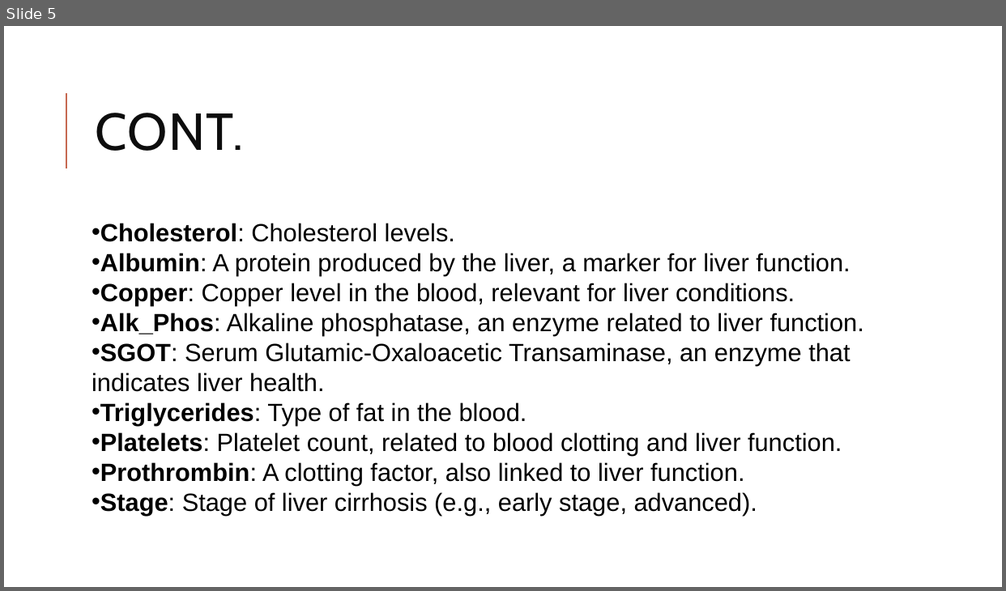
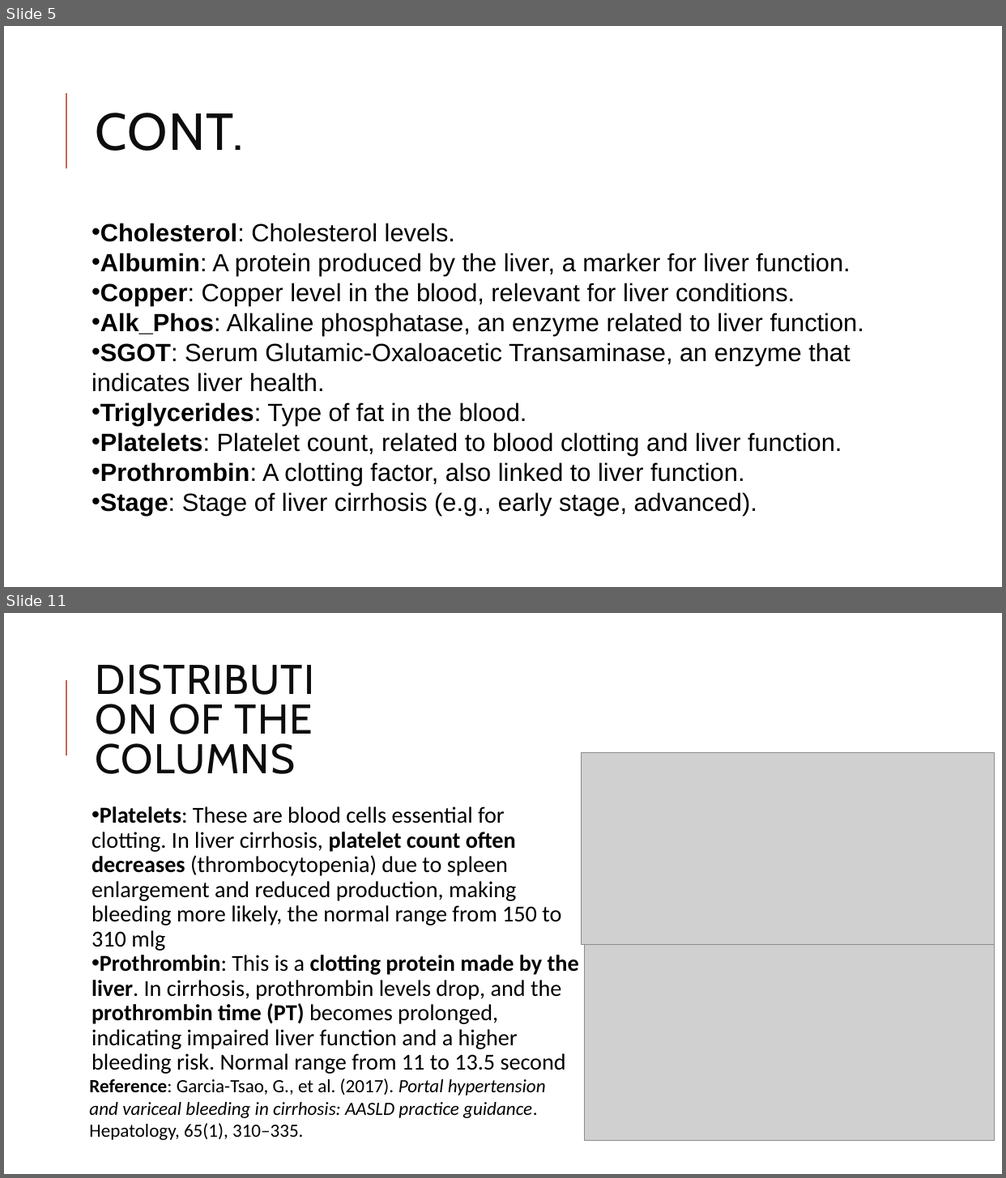
Before and after one commit to Yahia-Ragab/Depi, a slide deck: Depi prject 3.pptx. Shown one above the other, each under a label of ours: slide 5 before the commit, slides 5 and 11 after it; the slides between them are not shown. The pictures are 1006x591 and 1006x1178 pixels, drawn with LibreOffice and Linux fonts; fonts in the diff are those of the drawing; grey boxes stand for pictures. Boxes give left, top, right and bottom in pixels: in the first picture for what was removed or moved away, otherwise in the second. Text is boxed around its words. In the diff, an @@ line names an element or a change of style, - is before the commit and + after.

```diff
--- a/Depi prject 3.pptx
+++ b/Depi prject 3.pptx
@@ slide 11 added at [4,613,1002,1174], background #FFFFFF; not listed: 1 template element that a slide beside it also shows @@
@@ text added at [96,704,313,774], 40 pt, text #0D0D0D @@
+DISTRIBUTION OF THE COLUMNS
@@ picture added at [582,753,995,945] @@
@@ text added at [91,807,579,1074], 22 pt, text #000000 @@
+• Platelets: These are blood cells essential for clotting. In liver cirrhosis, platelet count often decreases (thrombocytopenia) due to spleen enlargement and reduced production, making bleeding more likely, the normal range from 150 to 310 mlg
+• Prothrombin: This is a clotting protein made by the liver. In cirrhosis, prothrombin levels drop, and the prothrombin time (PT) becomes prolonged, indicating impaired liver function and a higher bleeding risk. Normal range from 11 to 13.5 second
@@ picture added at [584,944,995,1140] @@
@@ text added at [89,1079,546,1140], 18 pt, text #000000, italic @@
+Reference: Garcia-Tsao, G., et al. (2017). Portal hypertension and variceal bleeding in cirrhosis: AASLD practice guidance. Hepatology, 65(1), 310–335.
```
Also in this commit, not shown: 15 slides changed, 5 other slides added, 1 slide removed.
